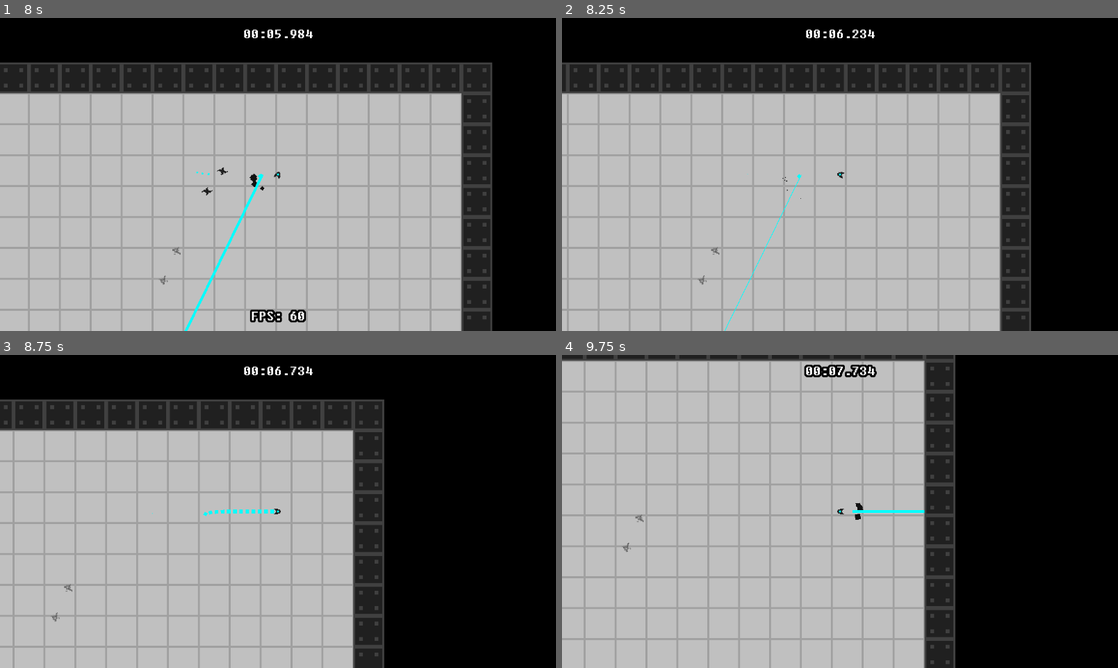
Above: before the commit, frames 1-4 (two rows, left to right).
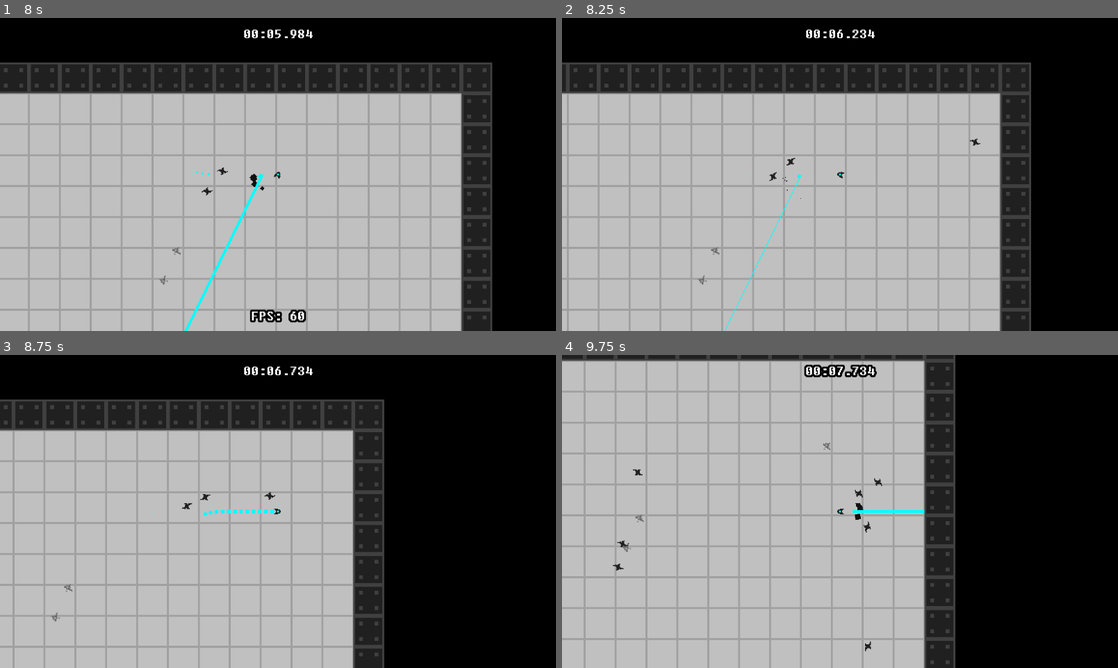
Above: after the commit, the same moments.

Repository: friedev/terminated
Game: Godot game, scene res://scenes/main.tscn
Two runs of this game, one before a commit and one after it. Both use one fixed random seed, a clock stepped at 60 frames per second and the inputs below. Sound files missing from this copy of the repository are replaced by a short silence.
Inputs (mouse positions are in pixels of both pictures, inside the frame that each line leads up to):
- Up to frame 1 (8 s): click (539, 243) at 0.52 s; tap Enter at 1.25 s; move the mouse to (250, 237) at 1.27 s; hold F (fps) 1.28-2.03 s; hold Up (up) 1.28-2.78 s; tap R (restart) at 2 s; move the mouse to (444, 221) at 2.02 s; click (444, 221) at 2.1 s; move the mouse to (111, 127) at 2.77 s; hold Right mouse button (shoot2) 2.78-3.53 s; hold Left (left) 2.78-4.28 s; move the mouse to (305, 174) at 3.52 s; tap F (fps) at 3.6 s; move the mouse to (194, 96) at 4.27 s; press the mouse at (194, 96) at 4.28 s; hold Down (down) 4.28-5.03 s; move the mouse to (400, 158) at 5.02 s; release the mouse at (400, 158) at 5.03 s; hold Right (right) 5.03-5.78 s; right-click (400, 158) at 5.1 s; move the mouse to (166, 190) at 5.77 s; hold Up (up) 5.78-6.53 s; hold F (fps) 5.78-6.53 s; move the mouse to (333, 105) at 6.52 s; hold Right (right) from 6.53 s (still down); click (333, 105) at 6.6 s; move the mouse to (250, 237) at 7.27 s; hold Right mouse button (shoot2) from 7.28 s (still down)
- Up to frame 2 (8.25 s): keep holding Right (right); move the mouse to (1006, 221) at 8.02 s; release Right mouse button (shoot2) at 8.03 s; tap F (fps) at 8.1 s
- Up to frame 3 (8.75 s): keep holding Right (right)
- Up to frame 4 (9.75 s): move the mouse to (673, 464) at 8.77 s; release Right (right) at 8.78 s; press the mouse at (673, 464) at 8.78 s; hold Down (down) 8.78-9.53 s; move the mouse to (867, 511) at 9.52 s; release the mouse at (867, 511) at 9.53 s; hold Left (left) from 9.53 s (still down); right-click (867, 511) at 9.6 s

Frame 1 is identical in both runs. In frame 2, less than 0.1% of the frame differs, in the area x 37-76%, y 38-53%; in frame 3, less than 0.1%; in frame 4, 0.2%, in the area x 9-58%, y 28-95%.

Commit message:
Prevent enemies spawning on top of each other
Caused enemies to glitch out of the level when it occurred, and also
prevented all audio from playing until restarting (R), for some reason.

Diff:
--- a/scenes/main.gd
+++ b/scenes/main.gd
@@ -53,6 +53,7 @@
 @export var wall_tile_map: TileMapLayer
 @export var floor_tile_map: TileMapLayer
 @export var spawn_timer: Timer
+@export var spawn_shape_cast: ShapeCast2D
 @export var main_menu: Control
 
 const debris_small := preload("res://scenes/debris/debris.tscn")
@@ -144,22 +145,24 @@
 
 func spawn_enemy(enemy_scene: PackedScene) -> void:
 	var instance: Enemy = enemy_scene.instantiate()
+	var spawn_coords := -Vector2i.ONE
 	var spawn_position: Vector2
-	# TODO in theory, we shouldn't need to subtract one from map_size.x/y here
-	if randi() % 2 == 0:
-		spawn_position = self.floor_tile_map.map_to_local(
-			Vector2i(
+	while spawn_coords == -Vector2i.ONE or self.spawn_shape_cast.is_colliding():
+		# TODO in theory, we shouldn't need to subtract one from map_size.x/y here
+		if randi() % 2 == 0:
+			spawn_coords = Vector2i(
 				randi() % (self.map_size.x - 1),
 				0 if randi() % 2 == 0 else self.map_size.y - 1
-			) + Vector2i.ONE
-		)
-	else:
-		spawn_position = self.floor_tile_map.map_to_local(
-			Vector2i(
+			)
+		else:
+			spawn_coords = Vector2i(
 				0 if randi() % 2 == 0 else self.map_size.x - 1,
 				randi() % self.map_size.y - 1
-			) + Vector2i.ONE
-		)
+			)
+		spawn_coords += Vector2i.ONE
+		spawn_position = self.floor_tile_map.map_to_local(spawn_coords)
+		self.spawn_shape_cast.global_position = spawn_position
+		self.spawn_shape_cast.force_shapecast_update()
 	instance.global_position = spawn_position
 	instance.player = self.player
 	self.add_child(instance)
--- a/scenes/main.tscn
+++ b/scenes/main.tscn
@@ -85,7 +85,10 @@
 [sub_resource type="Theme" id="Theme_dake5"]
 default_font = SubResource("FontFile_uerxt")
 
-[node name="Main" type="Node2D" node_paths=PackedStringArray("player", "wall_tile_map", "floor_tile_map", "spawn_timer", "main_menu")]
+[sub_resource type="CircleShape2D" id="CircleShape2D_choun"]
+radius = 15.0
+
+[node name="Main" type="Node2D" node_paths=PackedStringArray("player", "wall_tile_map", "floor_tile_map", "spawn_timer", "spawn_shape_cast", "main_menu")]
 script = ExtResource("1_m7l1v")
 final_wave_initial_delay = 10.0
 final_wave_delay_decrement = 1.0
@@ -95,6 +98,7 @@
 wall_tile_map = NodePath("WallTileMap")
 floor_tile_map = NodePath("FloorTileMap")
 spawn_timer = NodePath("SpawnTimer")
+spawn_shape_cast = NodePath("SpawnShapeCast2D")
 main_menu = NodePath("MenuLayer/MainMenu")
 
 [node name="WallTileMap" type="TileMapLayer" parent="."]
@@ -160,5 +164,11 @@
 wait_time = 4.0
 one_shot = true
 
+[node name="SpawnShapeCast2D" type="ShapeCast2D" parent="."]
+shape = SubResource("CircleShape2D_choun")
+target_position = Vector2(0, 0)
+max_results = 1
+collision_mask = 7
+
 [connection signal="died" from="Player" to="." method="_on_player_died"]
 [connection signal="timeout" from="SpawnTimer" to="." method="_on_spawn_timer_timeout"]
Not shown: 1 places in scenes/main.tscn that only renumber resources
